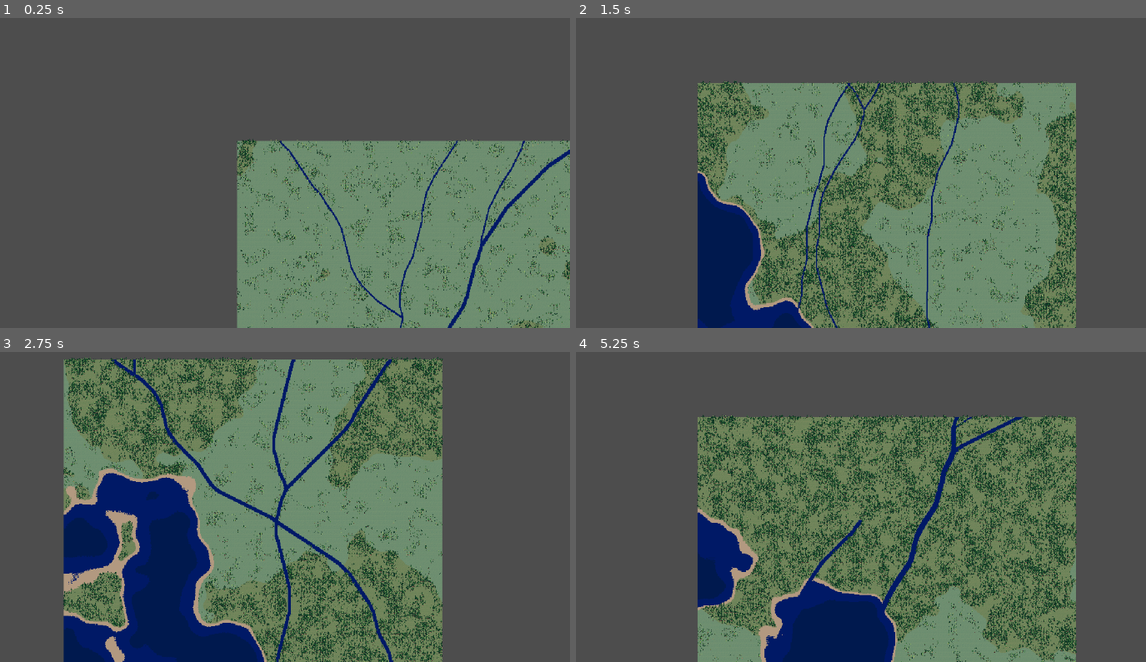
Above: before the commit, frames 1-4 (two rows, left to right).
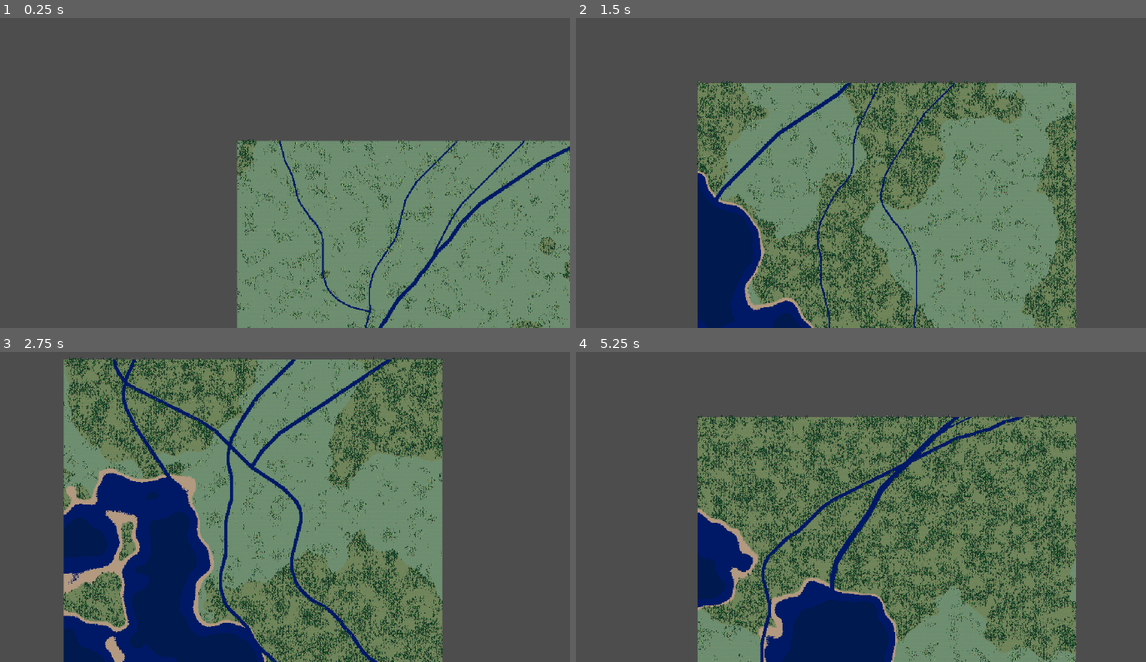
Above: after the commit, the same moments.

Repository: frxedlxver/godotProcGen
Game: Godot game, scene res://src/MapScene.tscn
Same seed, same stepped clock (60 frames per second), same inputs: the game is played once before the commit and once after it.
Inputs:
- Up to frame 1 (0.25 s): no input
- Up to frame 2 (1.5 s): tap Enter at 0.5 s; hold Right 0.53-1.28 s; tap R at 0.6, 1.35 s; tap Space at 1.25 s; hold Down from 1.28 s (still down)
- Up to frame 3 (2.75 s): tap Enter at 2 s; release Down at 2.03 s; hold Right from 2.03 s (still down); tap R at 2.1 s
- Up to frame 4 (5.25 s): tap Space at 2.75, 4.25 s; release Right at 2.78 s; hold Up 2.78-3.53 s; tap R every 0.75 s from 2.85 to 5.1 s; tap Enter at 3.5 s; hold Left 3.53-5.03 s; hold Down from 5.03 s (still down)

The runs differ from the first frame. In frame 1, 6.0% of the frame differs, in the area x 48-100%, y 39-100%; in frame 2, 15%; in frame 3, 19%; in frame 4, 22%, in the area x 21-88%, y 20-100%.

Commit message:
added height-based targeting to river

Diff:
--- a/src/MapGen/Generators/RiverBranch.gd
+++ b/src/MapGen/Generators/RiverBranch.gd
@@ -30,7 +30,40 @@
 
 
 
+func update_direction():
+	self.m_last_direction = self.m_cur_direction
 
+	var local_min = m_heightmap.get_pixelv(m_cur_position).v
+	var lowest_neighbour
+	for point in VectorTools.vec2i_range(-m_cur_speed, m_cur_speed, true, true):
+		if VectorTools.a_inside_b(point, m_bounds):
+			if lowest_neighbour == null || m_heightmap.get_pixelv(point).v <= local_min:
+				lowest_neighbour = point
+				local_min = m_heightmap.get_pixelv(point).v
+
+	var height_direction = Vector2(lowest_neighbour - m_cur_position).normalized()
+	var target_direction = Vector2(m_target_point - m_cur_position).normalized()
+
+
+	var noise_value = _m_noise.get_noise_2dv(m_cur_position)
+	var noise_direction = NoiseTools.noise_val_to_dir(noise_value, m_max_turn_angle)
+
+
+	var direction_dict = {
+		noise_direction : self.m_noise_weight,
+		self.m_cur_direction : self.m_cur_direction_weight,
+		target_direction : self.m_target_direction_weight,
+		height_direction : self.m_height_direction_weight
+	}
+
+	var new_dir = interpolate_directions_weighted(direction_dict)
+	var new_angle = new_dir.angle_to(m_cur_direction)
+	if abs(rad_to_deg(new_angle)) > m_max_turn_angle:
+		new_angle = sign(new_angle) * deg_to_rad(m_max_turn_angle)
+		var dx = cos(new_angle)
+		var dy = sin(new_angle)
+		new_dir = Vector2(dx, dy)
+	self.m_cur_direction = new_dir
 # returns all points, adjusted for width
 func get_final_river_points(map_size : Vector2i) -> Array[Vector2i]:
 	var result : Array[Vector2i] = []
